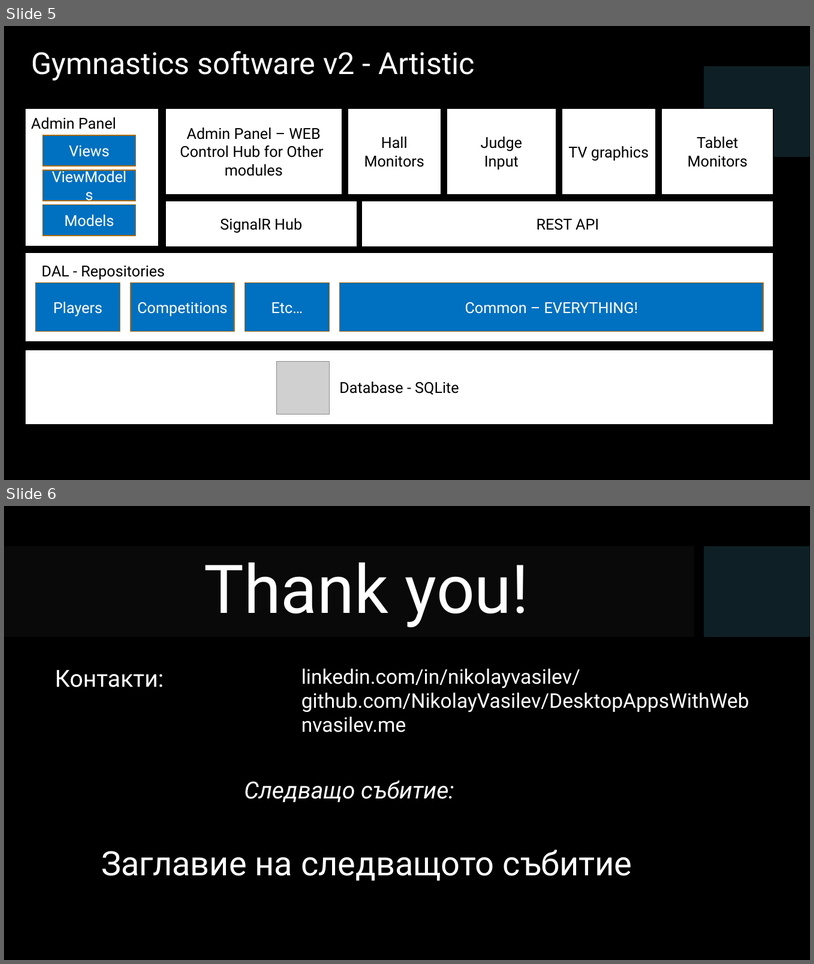
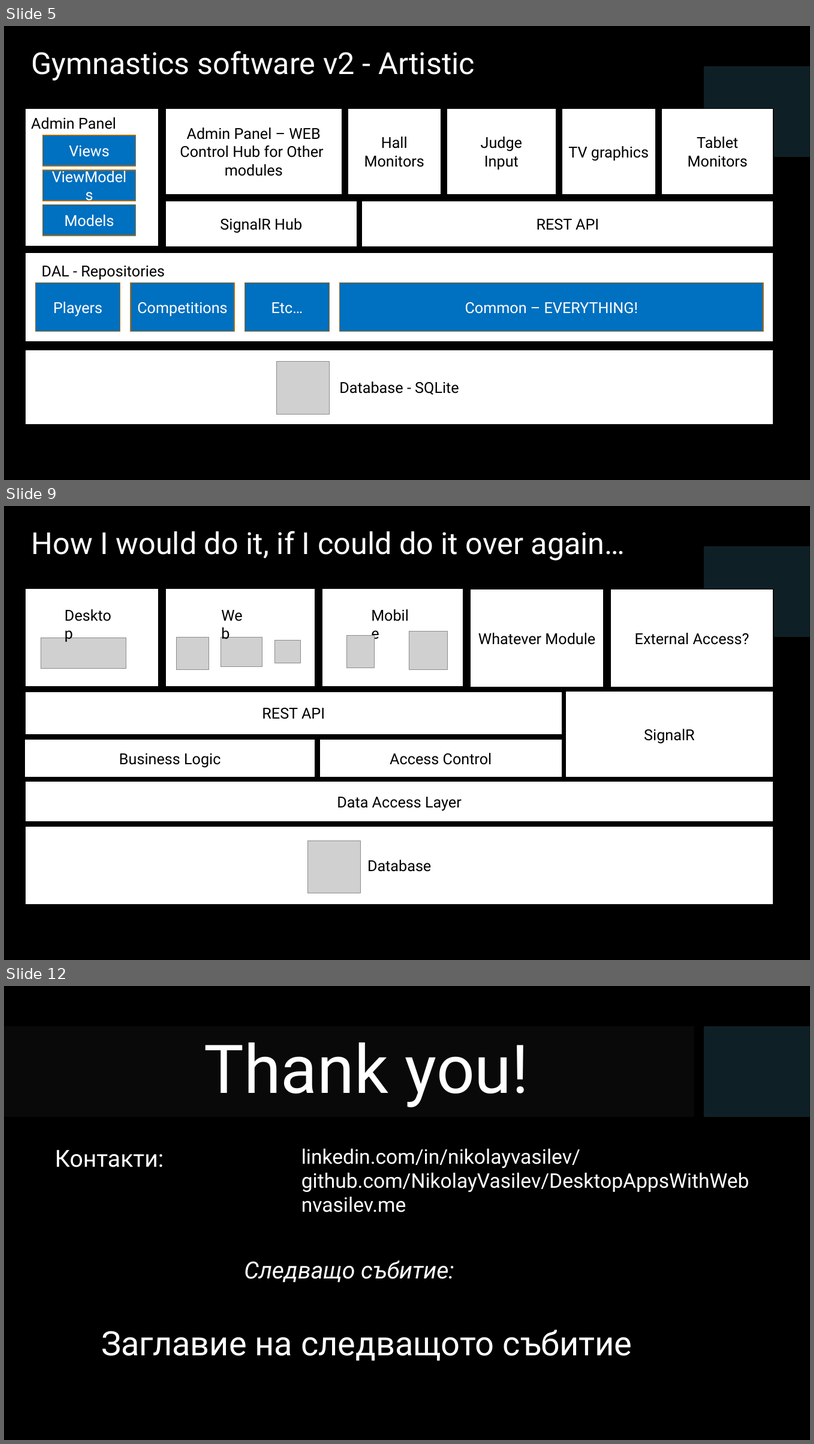
Before and after one commit to NikolayVasilev/DesktopAppsWithWeb, a slide deck: Presentation/DesktopAppsWithWeb.pptx. Shown one above the other, each under a label of ours: slides 5 and 6 before the commit, slides 5, 9 and 12 after it; the slides between them are not shown. The pictures are 814x964 and 814x1444 pixels, drawn with LibreOffice and Linux fonts; fonts in the diff are those of the drawing; grey boxes stand for pictures; background and template pictures are left out. Boxes give left, top, right and bottom in pixels: in the first picture for what was removed or moved away, otherwise in the second. Text is boxed around its words. In the diff, an @@ line names an element or a change of style, - is before the commit and + after.

```diff
--- a/Presentation/DesktopAppsWithWeb.pptx
+++ b/Presentation/DesktopAppsWithWeb.pptx
@@ slide 9 added at box(4, 506, 810, 960), background picture (left out); not listed: 1 template element that a slide beside it also shows @@
@@ title added at box(31, 531, 626, 561), 36 pt, text #FFFFFF @@
+How I would do it, if I could do it over again…
@@ rectangle added at box(25, 588, 159, 686), fill #FFFFFF, outline #000000 1 pt @@
@@ rectangle added at box(165, 588, 315, 686), fill #FFFFFF, outline #000000 1 pt @@
@@ rectangle added at box(322, 588, 464, 686), fill #FFFFFF, outline #000000 1 pt @@
@@ rectangle added at box(470, 589, 604, 687), fill #FFFFFF, outline #000000 1 pt, 18 pt, text #000000 @@
+Whatever Module
@@ rectangle added at box(611, 589, 774, 687), fill #FFFFFF, outline #000000 1 pt, 18 pt, text #000000 @@
+External Access?
@@ text added at box(59, 603, 125, 627), 18 pt, text #000000 @@
+Desktop
@@ text added at box(216, 603, 257, 627), 18 pt, text #000000 @@
+Web
@@ text added at box(366, 603, 423, 627), 18 pt, text #000000 @@
+Mobile
@@ picture added at box(410, 631, 448, 669) @@
@@ picture added at box(41, 638, 126, 669) @@
@@ picture added at box(176, 637, 209, 670) @@
@@ picture added at box(221, 637, 263, 667) @@
@@ picture added at box(275, 640, 301, 663) @@
@@ picture added at box(347, 636, 375, 668) @@
@@ rectangle added at box(25, 692, 563, 735), fill #FFFFFF, outline #000000 1 pt, 18 pt, text #000000 @@
+REST API
@@ rectangle added at box(566, 691, 774, 777), fill #FFFFFF, outline #000000 1 pt, 18 pt, text #000000 @@
+SignalR
@@ rectangle added at box(24, 739, 315, 777), fill #FFFFFF, outline #000000 1 pt, 18 pt, text #000000 @@
+Business Logic
@@ rectangle added at box(320, 739, 563, 777), fill #FFFFFF, outline #000000 1 pt, 18 pt, text #000000 @@
+Access Control
@@ rectangle added at box(25, 781, 774, 822), fill #FFFFFF, outline #000000 1 pt, 18 pt, text #000000 @@
+Data Access Layer
@@ rectangle added at box(25, 826, 774, 904), fill #FFFFFF, outline #000000 1 pt, 18 pt, text #000000 @@
+Database
@@ picture added at box(308, 841, 361, 893) @@
@@ what was slide 6 is now slide 12 @@
```
Also in this commit, not shown: 1 slide changed, 5 other slides added.
